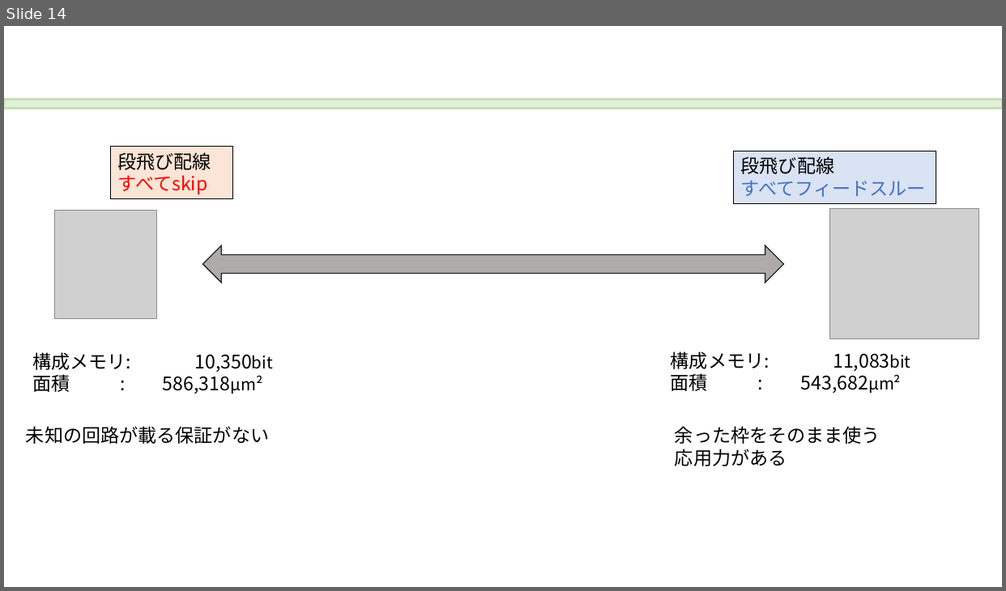
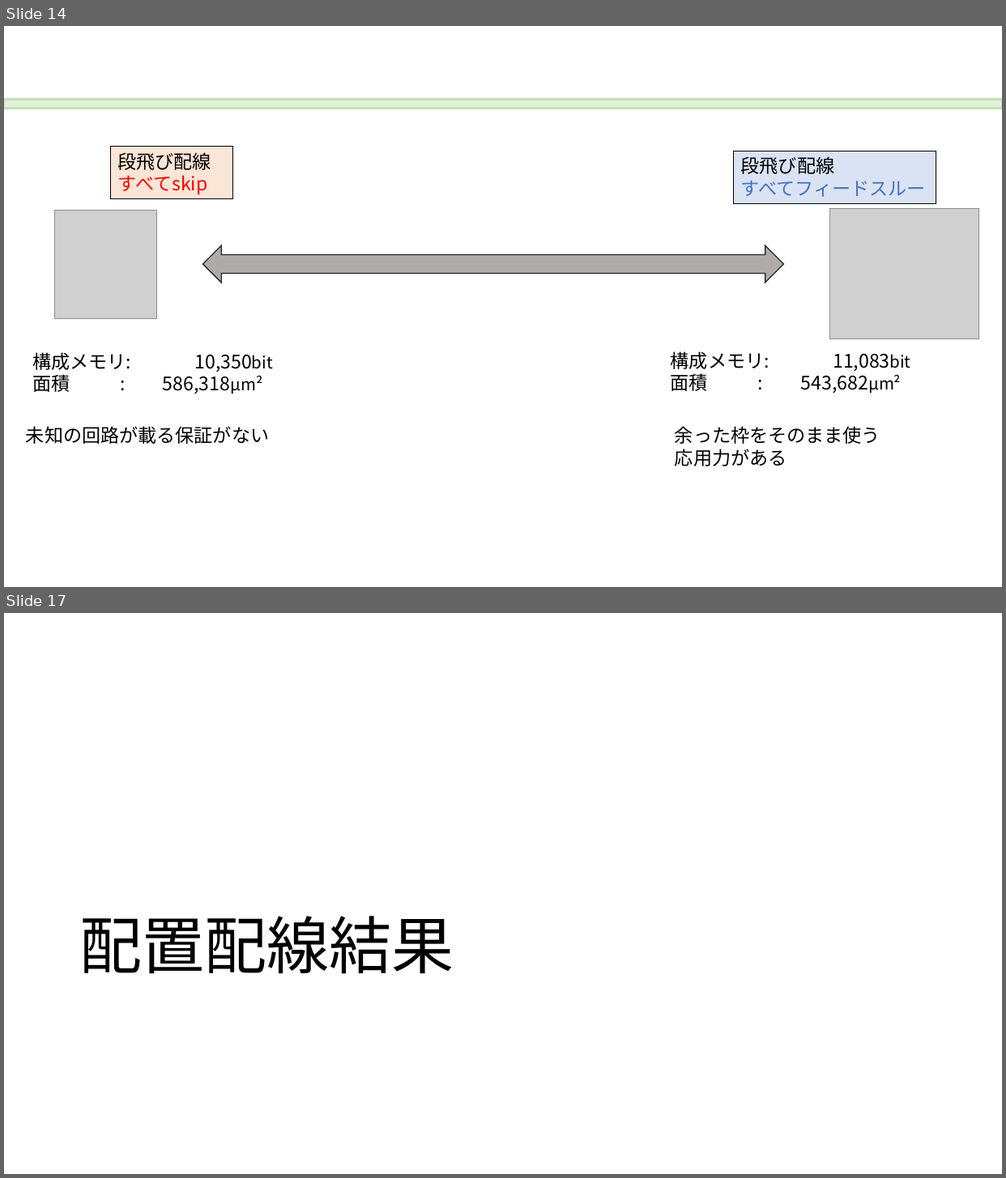
Before and after one commit to kumamoto-u-iida-lab/sopa_flow, a slide deck: docs/SoPA.pptx. Shown one above the other, each under a label of ours: slide 14 before the commit, slides 14 and 17 after it; the slides between them are not shown. The pictures are 1006x591 and 1006x1178 pixels, drawn with LibreOffice and Linux fonts; fonts in the diff are those of the drawing; grey boxes stand for pictures. Boxes give left, top, right and bottom in pixels: in the first picture for what was removed or moved away, otherwise in the second. Text is boxed around its words. In the diff, an @@ line names an element or a change of style, - is before the commit and + after.

```diff
--- a/docs/SoPA.pptx
+++ b/docs/SoPA.pptx
@@ slide 17 added at box(4, 613, 1002, 1174), background #FFFFFF @@
@@ title added at box(79, 916, 454, 974), 60 pt, text #000000 @@
+配置配線結果
```
Also in this commit, not shown: 5 other slides added.
